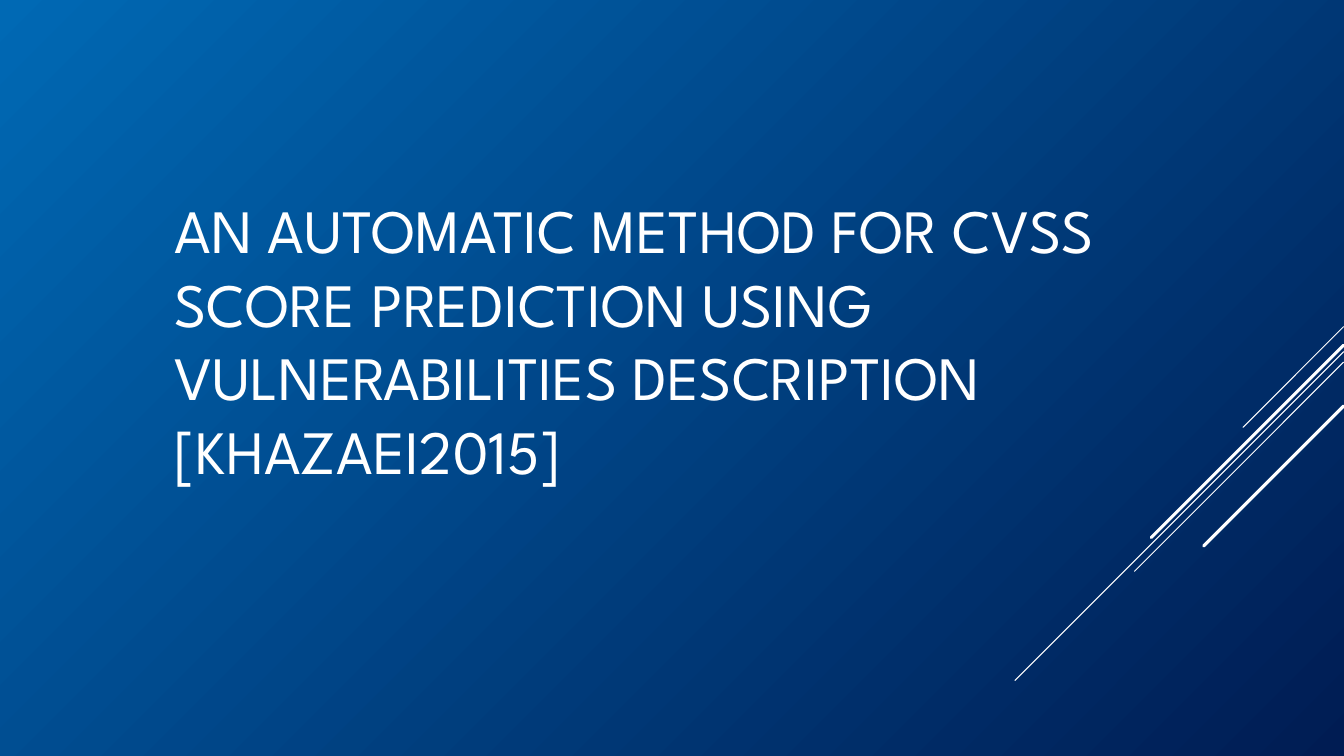
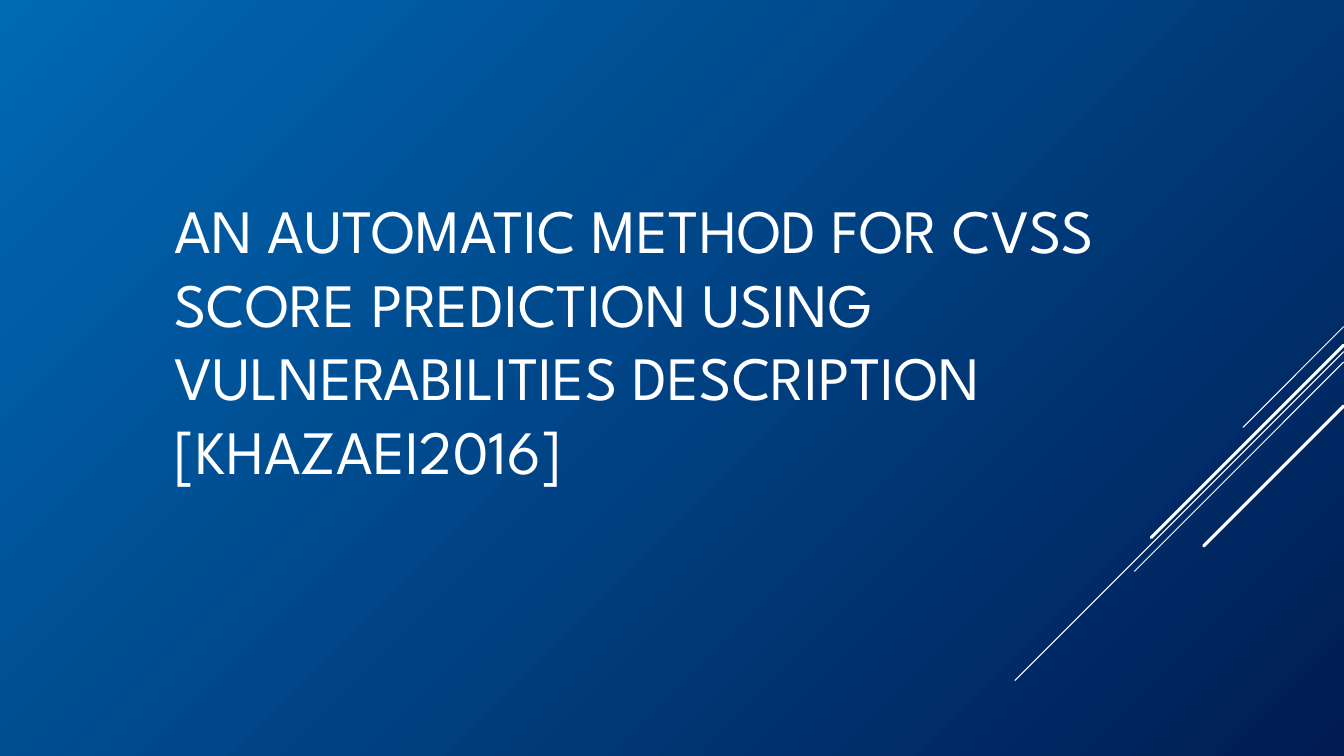
Before and after one commit to BenChurch/Winter2017, a slide deck: slide 21 of CISC848/BackgroundPentation/ChurchCISC848Background.pptx (slide 20 before the commit). Drawn at 1344x756 pixels with LibreOffice and Linux fonts; fonts in the diff are those of the drawing. Boxes give left, top, right and bottom in pixels: in the first picture for what was removed or moved away, otherwise in the second. Text is boxed around its words. In the diff, an @@ line names an element or a change of style, - is before the commit and + after.

```diff
--- a/CISC848/BackgroundPentation/ChurchCISC848Background.pptx
+++ b/CISC848/BackgroundPentation/ChurchCISC848Background.pptx
@@ title at <box>175,211,1094,487</box>: text changed @@
-AN AUTOMATIC METHOD FOR CVSS SCORE PREDICTION USING VULNERABILITIES DESCRIPTION
-[KHAZAEI2015]
+AN AUTOMATIC METHOD FOR CVSS SCORE PREDICTION USING VULNERABILITIES DESCRIPTION
+[KHAZAEI2016]
```
Also in this commit, not shown: 7 other slides changed, 6 slides added, 1 slide removed, 3 other files.
